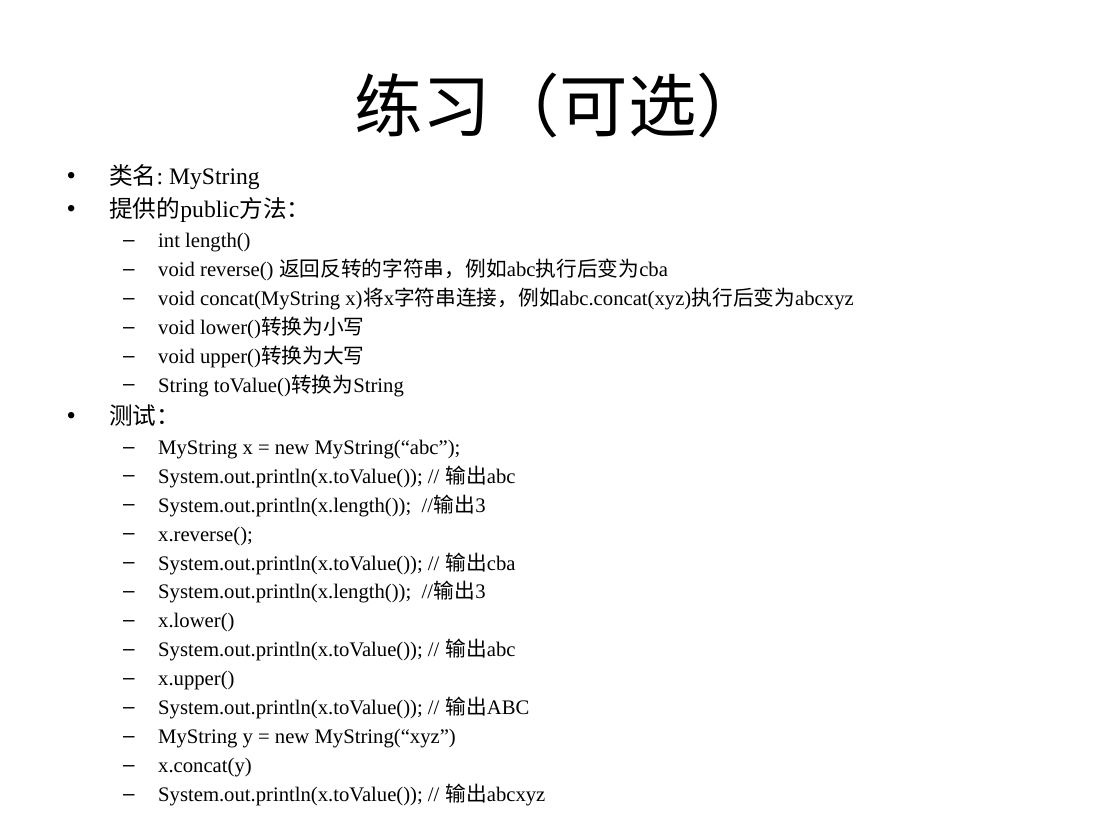
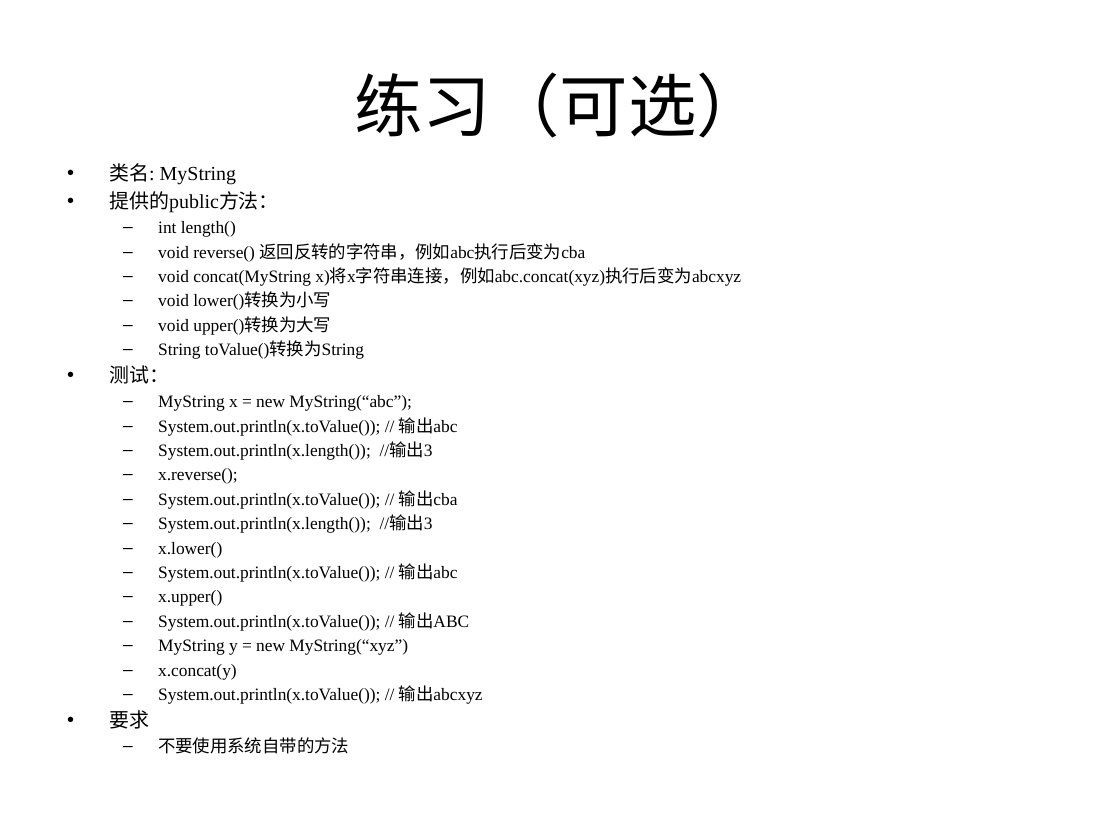
Before and after one commit to zhutao2015/JavaCourse, a slide deck: slide 6 of lesson4/class-composition.pptx. Drawn at 1120x840 pixels with LibreOffice and Linux fonts; fonts in the diff are those of the drawing. Boxes give left, top, right and bottom in pixels: in the first picture for what was removed or moved away, otherwise in the second. Text is boxed around its words. In the diff, an @@ line names an element or a change of style, - is before the commit and + after.

```diff
--- a/lesson4/class-composition.pptx
+++ b/lesson4/class-composition.pptx
@@ text at <box>109,163,741,704</box>: size 15.2 to 12.8 pt in "类名: MyString", "提供的public方法：", "测试："; size 13.3 to 11.2 pt @@
@@ text at <box>158,737,349,754</box>: paragraphs added @@
+• 要求
+  – 不要使用系统自带的方法
```
Also in this commit, not shown: 6 other files.
